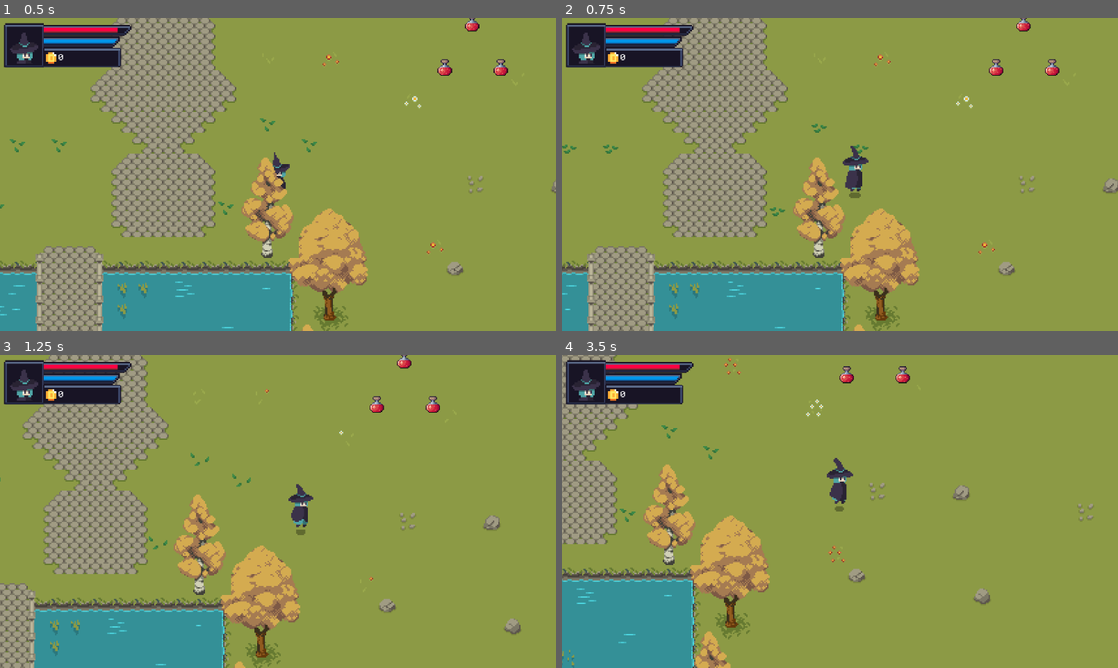
Above: before the commit, frames 1-4 (two rows, left to right).
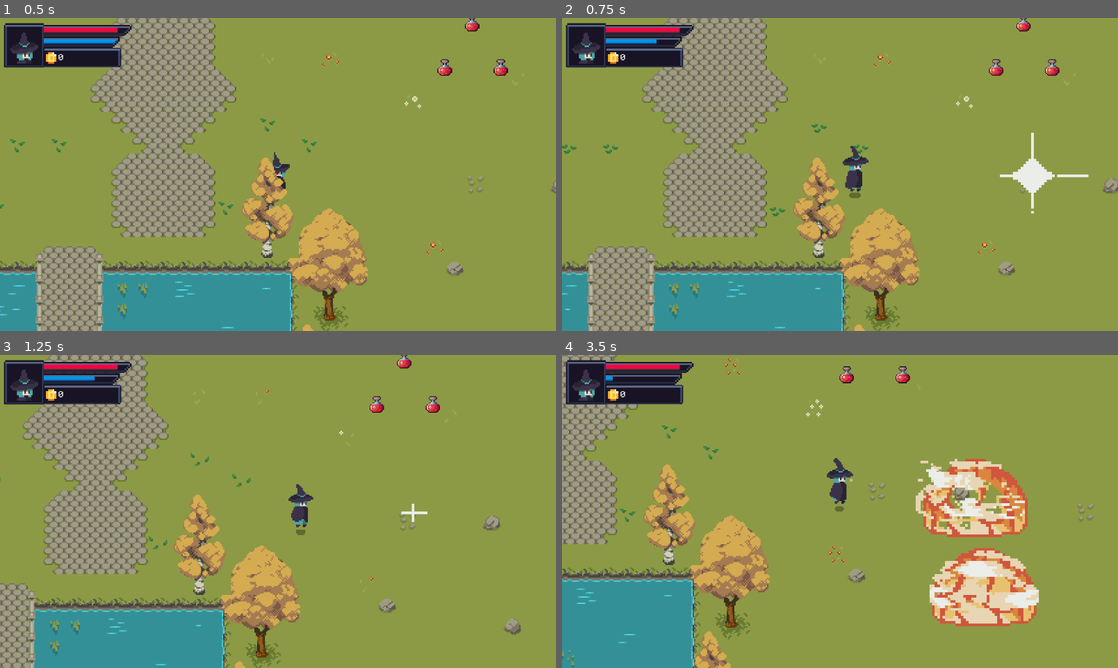
Above: after the commit, the same moments.

Repository: rahuldshetty/the-elemental-game
Game: Godot game, scene res://Scenes/Game.tscn
Same seed, same stepped clock (60 frames per second), same inputs: the game is played once before the commit and once after it. The project has no main scene, so this scene is started directly.
Inputs (mouse positions are in pixels of both pictures, inside the frame that each line leads up to):
- Up to frame 1 (0.5 s): no input
- Up to frame 2 (0.75 s): move the mouse to (962, 158) at 0.52 s; hold Right (ui_right) from 0.53 s (still down); click (962, 158) at 0.6 s
- Up to frame 3 (1.25 s): keep holding Right (ui_right)
- Up to frame 4 (3.5 s): move the mouse to (728, 527) at 1.27 s; release Right (ui_right) at 1.28 s; hold Down (ui_down) 1.28-2.03 s; click (728, 527) at 1.35 s; move the mouse to (895, 442) at 2.02 s; hold Right (ui_right) 2.03-2.78 s; click (895, 442) at 2.1 s; move the mouse to (812, 574) at 2.77 s; hold Up (ui_up) from 2.78 s (still down); click (812, 574) at 2.85 s

Frame 1 is identical in both runs. In frame 2, 0.7% of the frame differs, in the area x 17-95%, y 6-63%; in frame 3, 0.1%; in frame 4, 7.8%, in the area x 9-86%, y 6-87%.

Commit message:
added fireblast and casting animation

Diff:
--- a/Scenes/Game.tscn
+++ b/Scenes/Game.tscn
@@ -1,12 +1,15 @@
-[gd_scene load_steps=4 format=3 uid="uid://bwhc1wv0dy8hs"]
+[gd_scene load_steps=6 format=3 uid="uid://bwhc1wv0dy8hs"]
 
 [ext_resource type="PackedScene" uid="uid://cit16souudw4g" path="res://Scenes/Player.tscn" id="1_182r1"]
 [ext_resource type="PackedScene" uid="uid://cp6xijpqaths0" path="res://Scenes/World.tscn" id="2_fnbo1"]
+[ext_resource type="PackedScene" uid="uid://poltqqbc0ron" path="res://Scenes/Spells/fire_blast.tscn" id="3_u1kb0"]
 [ext_resource type="PackedScene" uid="uid://bhtgce7edpx7v" path="res://Scenes/HP_Potion.tscn" id="3_vrvff"]
+[ext_resource type="PackedScene" uid="uid://lhw50ub7i21w" path="res://Scenes/Mana_Potion.tscn" id="5_xlqwi"]
 
 [node name="Game" type="Node2D"]
 
 [node name="Player" parent="." instance=ExtResource("1_182r1")]
+Fire_Blast_Scene = ExtResource("3_u1kb0")
 
 [node name="World" parent="." instance=ExtResource("2_fnbo1")]
 layer_0/tile_data = PackedInt32Array(-1310755, 65536, 1, -1245219, 65536, 1, -1179683, 65536, 1, -1114147, 65536, 1, -1 …(88620 unchanged characters)…
@@ -24,3 +27,14 @@
 
 [node name="HPPotion3" parent="HP_Potion_Group" instance=ExtResource("3_vrvff")]
 position = Vector2(21, -34)
+
+[node name="Mana_Potion_Group" type="Node2D" parent="."]
+position = Vector2(1, -211)
+
+[node name="ManaPotion" parent="Mana_Potion_Group" instance=ExtResource("5_xlqwi")]
+
+[node name="ManaPotion2" parent="Mana_Potion_Group" instance=ExtResource("5_xlqwi")]
+position = Vector2(23, 27)
+
+[node name="ManaPotion3" parent="Mana_Potion_Group" instance=ExtResource("5_xlqwi")]
+position = Vector2(-23, 28)
--- a/Scenes/HP_Potion.tscn
+++ b/Scenes/HP_Potion.tscn
@@ -8,7 +8,6 @@
 region = Rect2(0, 0, 48, 48)
 
 [sub_resource type="CircleShape2D" id="CircleShape2D_uqdig"]
-radius = 10.0
 
 [node name="HPPotion" type="Sprite2D"]
 z_index = 8
--- /dev/null
+++ b/Scenes/Mana_Potion.tscn
@@ -0,0 +1,30 @@
+[gd_scene load_steps=5 format=3 uid="uid://lhw50ub7i21w"]
+
+[ext_resource type="Texture2D" uid="uid://cb7ohrp8asuf3" path="res://Sprites/gui/Blue potions/poç¦o azul.png" id="1_kpetp"]
+[ext_resource type="Script" path="res://Scripts/Mana_Potion.gd" id="2_mn75j"]
+
+[sub_resource type="AtlasTexture" id="AtlasTexture_70o20"]
+atlas = ExtResource("1_kpetp")
+region = Rect2(0, 0, 48, 48)
+
+[sub_resource type="CircleShape2D" id="CircleShape2D_uqdig"]
+
+[node name="ManaPotion" type="Sprite2D"]
+z_index = 8
+scale = Vector2(0.8, 0.8)
+texture = SubResource("AtlasTexture_70o20")
+hframes = 3
+vframes = 3
+script = ExtResource("2_mn75j")
+
+[node name="Area2D" type="Area2D" parent="."]
+
+[node name="CollisionShape2D" type="CollisionShape2D" parent="Area2D"]
+shape = SubResource("CircleShape2D_uqdig")
+
+[node name="AnimationTimer" type="Timer" parent="."]
+wait_time = 0.2
+autostart = true
+
+[connection signal="body_entered" from="Area2D" to="." method="_on_area_2d_body_entered"]
+[connection signal="timeout" from="AnimationTimer" to="." method="_on_animation_timer_timeout"]
--- a/Scenes/Player.tscn
+++ b/Scenes/Player.tscn
@@ -153,7 +153,7 @@
 "duration": 1.0,
 "texture": SubResource("AtlasTexture_vtq3p")
 }],
-"loop": true,
+"loop": false,
 "name": &"spell",
 "speed": 5.0
 }]
@@ -195,7 +195,7 @@
 
 [node name="AnimatedSprite2D" type="AnimatedSprite2D" parent="."]
 sprite_frames = SubResource("SpriteFrames_nxi7l")
-animation = &"idle"
+animation = &"spell"
 
 [node name="CollisionShape2D" type="CollisionShape2D" parent="."]
 position = Vector2(-0.5, 6.5)
@@ -288,4 +288,8 @@
 wait_time = 1.4
 one_shot = true
 
+[node name="AudioListener2D" type="AudioListener2D" parent="."]
+current = true
+
+[connection signal="animation_finished" from="AnimatedSprite2D" to="." method="_on_animated_sprite_2d_animation_finished"]
 [connection signal="timeout" from="PlayerHUD/PlayerNotification/PlayerNotificationTimer" to="." method="_on_player_notification_timer_timeout"]
--- a/Scenes/Spells/fire.tscn
+++ b/Scenes/Spells/fire.tscn
@@ -1,6 +1,7 @@
-[gd_scene load_steps=8 format=3 uid="uid://d3xfv684fgh72"]
+[gd_scene load_steps=9 format=3 uid="uid://d3xfv684fgh72"]
 
 [ext_resource type="Texture2D" uid="uid://dg02k4iv5m2x7" path="res://Sprites/spells/Firebolt SpriteSheet.png" id="1_2htjs"]
+[ext_resource type="Script" path="res://Scripts/Spells/Fire.gd" id="1_cjnbx"]
 
 [sub_resource type="AtlasTexture" id="AtlasTexture_3q7i0"]
 atlas = ExtResource("1_2htjs")
@@ -41,12 +42,14 @@
 [sub_resource type="CircleShape2D" id="CircleShape2D_i7sbc"]
 radius = 24.0832
 
-[node name="Fire" type="RigidBody2D"]
+[node name="Fire" type="Area2D"]
+script = ExtResource("1_cjnbx")
 
 [node name="AnimatedSprite2D" type="AnimatedSprite2D" parent="."]
 position = Vector2(-5, -5)
 sprite_frames = SubResource("SpriteFrames_ka5d2")
-frame_progress = 0.643926
+autoplay = "default"
+frame_progress = 0.870382
 
 [node name="CollisionShape2D" type="CollisionShape2D" parent="."]
 position = Vector2(0, 1)
--- /dev/null
+++ b/Scenes/Spells/fire_blast.tscn
@@ -0,0 +1,156 @@
+[gd_scene load_steps=23 format=3 uid="uid://poltqqbc0ron"]
+
+[ext_resource type="Script" path="res://Scripts/Spells/fire_blast.gd" id="1_5vm3j"]
+[ext_resource type="Texture2D" uid="uid://b1ekll1fnda2g" path="res://Sprites/spells/Explosion 2 SpriteSheet.png" id="1_xmgld"]
+
+[sub_resource type="AtlasTexture" id="AtlasTexture_7kjej"]
+atlas = ExtResource("1_xmgld")
+region = Rect2(0, 0, 48, 48)
+
+[sub_resource type="AtlasTexture" id="AtlasTexture_4b8p7"]
+atlas = ExtResource("1_xmgld")
+region = Rect2(48, 0, 48, 48)
+
+[sub_resource type="AtlasTexture" id="AtlasTexture_wqoj7"]
+atlas = ExtResource("1_xmgld")
+region = Rect2(96, 0, 48, 48)
+
+[sub_resource type="AtlasTexture" id="AtlasTexture_m8xvu"]
+atlas = ExtResource("1_xmgld")
+region = Rect2(144, 0, 48, 48)
+
+[sub_resource type="AtlasTexture" id="AtlasTexture_5bvcq"]
+atlas = ExtResource("1_xmgld")
+region = Rect2(192, 0, 48, 48)
+
+[sub_resource type="AtlasTexture" id="AtlasTexture_1ls6j"]
+atlas = ExtResource("1_xmgld")
+region = Rect2(240, 0, 48, 48)
+
+[sub_resource type="AtlasTexture" id="AtlasTexture_mct1m"]
+atlas = ExtResource("1_xmgld")
+region = Rect2(288, 0, 48, 48)
+
+[sub_resource type="AtlasTexture" id="AtlasTexture_x3uuc"]
+atlas = ExtResource("1_xmgld")
+region = Rect2(336, 0, 48, 48)
+
+[sub_resource type="AtlasTexture" id="AtlasTexture_hooat"]
+atlas = ExtResource("1_xmgld")
+region = Rect2(384, 0, 48, 48)
+
+[sub_resource type="AtlasTexture" id="AtlasTexture_6wawv"]
+atlas = ExtResource("1_xmgld")
+region = Rect2(432, 0, 48, 48)
+
+[sub_resource type="AtlasTexture" id="AtlasTexture_k03q7"]
+atlas = ExtResource("1_xmgld")
+region = Rect2(480, 0, 48, 48)
+
+[sub_resource type="AtlasTexture" id="AtlasTexture_648ip"]
+atlas = ExtResource("1_xmgld")
+region = Rect2(528, 0, 48, 48)
+
+[sub_resource type="AtlasTexture" id="AtlasTexture_8pvlm"]
+atlas = ExtResource("1_xmgld")
+region = Rect2(576, 0, 48, 48)
+
+[sub_resource type="AtlasTexture" id="AtlasTexture_7bkld"]
+atlas = ExtResource("1_xmgld")
+region = Rect2(624, 0, 48, 48)
+
+[sub_resource type="AtlasTexture" id="AtlasTexture_8fc7e"]
+atlas = ExtResource("1_xmgld")
+region = Rect2(672, 0, 48, 48)
+
+[sub_resource type="AtlasTexture" id="AtlasTexture_6mb6l"]
+atlas = ExtResource("1_xmgld")
+region = Rect2(720, 0, 48, 48)
+
+[sub_resource type="AtlasTexture" id="AtlasTexture_of7sq"]
+atlas = ExtResource("1_xmgld")
+region = Rect2(768, 0, 48, 48)
+
+[sub_resource type="AtlasTexture" id="AtlasTexture_mwhmg"]
+atlas = ExtResource("1_xmgld")
+region = Rect2(816, 0, 48, 48)
+
+[sub_resource type="SpriteFrames" id="SpriteFrames_3xsdw"]
+animations = [{
+"frames": [{
+"duration": 1.0,
+"texture": SubResource("AtlasTexture_7kjej")
+}, {
+"duration": 1.0,
+"texture": SubResource("AtlasTexture_4b8p7")
+}, {
+"duration": 1.0,
+"texture": SubResource("AtlasTexture_wqoj7")
+}, {
+"duration": 1.0,
+"texture": SubResource("AtlasTexture_m8xvu")
+}, {
+"duration": 1.0,
+"texture": SubResource("AtlasTexture_5bvcq")
+}, {
+"duration": 1.0,
+"texture": SubResource("AtlasTexture_1ls6j")
+}, {
+"duration": 1.0,
+"texture": SubResource("AtlasTexture_mct1m")
+}, {
+"duration": 1.0,
+"texture": SubResource("AtlasTexture_x3uuc")
+}, {
+"duration": 1.0,
+"texture": SubResource("AtlasTexture_hooat")
+}, {
+"duration": 1.0,
+"texture": SubResource("AtlasTexture_6wawv")
+}, {
+"duration": 1.0,
+"texture": SubResource("AtlasTexture_k03q7")
+}, {
+"duration": 1.0,
+"texture": SubResource("AtlasTexture_648ip")
+}, {
+"duration": 1.0,
+"texture": SubResource("AtlasTexture_8pvlm")
+}, {
+"duration": 1.0,
+"texture": SubResource("AtlasTexture_7bkld")
+}, {
+"duration": 1.0,
+"texture": SubResource("AtlasTexture_8fc7e")
+}, {
+"duration": 1.0,
+"texture": SubResource("AtlasTexture_6mb6l")
+}, {
+"duration": 1.0,
+"texture": SubResource("AtlasTexture_of7sq")
+}, {
+"duration": 1.0,
+"texture": SubResource("AtlasTexture_mwhmg")
+}],
+"loop": false,
+"name": &"default",
+"speed": 1.0
+}]
+
+[sub_resource type="CircleShape2D" id="CircleShape2D_0f6op"]
+radius = 29.4279
+
+[node name="FireBlast" type="Area2D"]
+z_index = 20
+scale = Vector2(2, 2)
+script = ExtResource("1_5vm3j")
+
+[node name="AnimatedSprite2D" type="AnimatedSprite2D" parent="."]
+sprite_frames = SubResource("SpriteFrames_3xsdw")
+autoplay = "default"
+speed_scale = 6.0
+
+[node name="CollisionShape2D" type="CollisionShape2D" parent="."]
+shape = SubResource("CircleShape2D_0f6op")
+
+[connection signal="animation_finished" from="AnimatedSprite2D" to="." method="_on_animated_sprite_2d_animation_finished"]
--- a/Scenes/World.tscn
+++ b/Scenes/World.tscn
@@ -13,6 +13,7 @@
 [ext_resource type="Texture2D" uid="uid://boniayyxvkgl2" path="res://Sprites/environment/Cliff.png" id="7_q3y26"]
 [ext_resource type="Texture2D" uid="uid://1qdek35q6fs" path="res://Sprites/environment/Environment.png" id="8_r4f51"]
 [ext_resource type="Texture2D" uid="uid://c7u62310giptw" path="res://Sprites/environment/Stairs Bridge.png" id="9_32kst"]
+[ext_resource type="AudioStream" uid="uid://djd842vsr8wgq" path="res://Sounds/Light Ambience 1.wav" id="14_wq6e8"]
 
 [sub_resource type="TileSetAtlasSource" id="TileSetAtlasSource_17p6a"]
 texture = ExtResource("1_62ab7")
@@ -4610,3 +4611,8 @@
 layer_2/y_sort_origin = 0
 layer_2/z_index = 1
 layer_2/tile_data = PackedInt32Array(589818, 65538, 0, 720894, 1507341, 1, 393208, 131074, 0, 393209, 131074, 0, 458744 …(6864 unchanged characters)…
+
+[node name="AudioStreamPlayer" type="AudioStreamPlayer" parent="."]
+stream = ExtResource("14_wq6e8")
+volume_db = -7.3
+autoplay = true
--- /dev/null
+++ b/Scripts/Mana_Potion.gd
@@ -0,0 +1,22 @@
+extends Sprite2D
+
+const TOTAL_FRAMES:int = 8
+
+var frame_id:int = 0
+
+@onready var timer:Timer = $AnimationTimer
+@export var mana:float = 30
+
+
+func _on_area_2d_body_entered(body):
+	if body.is_in_group("player") and body.has_method("update_mana") and body.is_mana_low():
+		body.update_mana(mana)
+		body.notify("Picked up Mana Potion({mana})".format({
+			"mana": mana
+		}))
+		queue_free()
+
+
+func _on_animation_timer_timeout():
+	self.frame = frame_id
+	frame_id = (frame_id + 1) % TOTAL_FRAMES
--- a/Scripts/Player.gd
+++ b/Scripts/Player.gd
@@ -2,6 +2,8 @@
 
 const PLAYER_MAX_HEALTH:float = 100.0
 const PLAYER_MAX_MANA:float = 100.0
+
+var input_direction:Vector2 = Vector2.ZERO;
 
 @export var player_speed:float = 100.0
 @export var player_health:float = 100.0
@@ -19,6 +21,14 @@
 @onready var player_notification:Label = $PlayerHUD/PlayerNotification
 @onready var player_notif_timer:Timer = $PlayerHUD/PlayerNotification/PlayerNotificationTimer
 
+# Spells
+var casting_spell = false
+
+## Fire Blast
+@export var Fire_Blast_Scene: PackedScene
+const BLAST_OFF_DISTANCE:int = 150
+const FIRE_BLAST_MANA:int = 30
+
 func _ready():
 	animation.play("idle")
 	hud.visible = true
@@ -31,32 +41,44 @@
 	update_gold(0)
 
 func update_health(value):
-	player_health += min(value, PLAYER_MAX_HEALTH)
+	player_health += value
+	player_health = min(player_health, PLAYER_MAX_HEALTH)
+	player_health = max(player_health, 0)
 	hp_bar.value = player_health
 
 func is_health_low():
 	return player_health < PLAYER_MAX_HEALTH
+
+func is_mana_low():
+	return player_mana < PLAYER_MAX_MANA
 
 func update_gold(value):
 	player_gold += value
 	gold_label.text = str(player_gold)
 
 func update_mana(value):
-	player_mana += min(value, PLAYER_MAX_MANA)
+	player_mana += value
+	player_mana = min(player_mana, PLAYER_MAX_MANA)
+	player_mana = max(player_mana, 0)
 	mana_bar.value = player_mana
+
+func is_player_facing_left():
+	return animation.flip_h == true
 
 func animate_movement(direction:Vector2):
 	if direction.length() > 0:
+		casting_spell = false
 		animation.play("run")
 		if direction.x > 0:
 			animation.flip_h = false
 		elif direction.x < 0:
 			animation.flip_h = true
 	else:
-		animation.play("idle")
+		if not casting_spell:
+			animation.play("idle")
 
 func get_input():
-	var input_direction = Input.get_vector("ui_left", "ui_right", "ui_up", "ui_down").normalized()
+	input_direction = Input.get_vector("ui_left", "ui_right", "ui_up", "ui_down").normalized()
 	velocity = input_direction * player_speed
 	animate_movement(input_direction)
 
@@ -80,3 +102,32 @@
 		player_notif_timer.stop()
 		player_notification.visible = false
 	player_notification.text = "\n".join(notifications)
+
+# Spells
+
+func _input(event):
+	if Input.is_action_just_pressed("shoot"):
+		fire_blast()
+
+func cast_spell_animation():
+	animation.play("spell")
+	casting_spell = true
+
+func fire_blast():
+	if Fire_Blast_Scene and player_mana >= FIRE_BLAST_MANA:
+		cast_spell_animation()
+		update_mana(-FIRE_BLAST_MANA)
+		var blast:Area2D = Fire_Blast_Scene.instantiate()
+		blast.position = global_position
+		if is_player_facing_left():
+			blast.position.x -= BLAST_OFF_DISTANCE
+		else:
+			blast.position.x += BLAST_OFF_DISTANCE
+		get_parent().add_child(blast)
+
+
+
+func _on_animated_sprite_2d_animation_finished():
+	if casting_spell:
+		casting_spell = false
+		animation.play("idle")
--- /dev/null
+++ b/Scripts/Spells/Fire.gd
@@ -0,0 +1,14 @@
+extends Area2D
+
+@export var speed:float = 300
+
+var target
+var velocity = Vector2()
+
+func _ready():
+	target = get_global_mouse_position()
+	velocity = -(position - target).normalized()
+	rotation = target.angle_to(velocity)
+
+func _process(delta):
+	position += velocity
--- /dev/null
+++ b/Scripts/Spells/fire_blast.gd
@@ -0,0 +1,5 @@
+extends Area2D
+
+
+func _on_animated_sprite_2d_animation_finished():
+	queue_free()
--- a/project.godot
+++ b/project.godot
@@ -49,6 +49,11 @@
 , Object(InputEventKey,"resource_local_to_scene":false,"resource_name":"","device":0,"window_id":0,"alt_pressed":false,"shift_pressed":false,"ctrl_pressed":false,"meta_pressed":false,"pressed":false,"keycode":0,"physical_keycode":83,"key_label":0,"unicode":0,"echo":false,"script":null)
 ]
 }
+shoot={
+"deadzone": 0.5,
+"events": [Object(InputEventMouseButton,"resource_local_to_scene":false,"resource_name":"","device":-1,"window_id":0,"alt_pressed":false,"shift_pressed":false,"ctrl_pressed":false,"meta_pressed":false,"button_mask":0,"position":Vector2(0, 0),"global_position":Vector2(0, 0),"factor":1.0,"button_index":1,"pressed":false,"double_click":false,"script":null)
+]
+}
 
 [rendering]
 
Not shown: 1 places in Scenes/World.tscn that only renumber resources
Not shown, added: Sounds/Light Ambience 1.wav.import
Binary file added: Sprites/spells/Explosion 2 SpriteSheet.png
Not shown, added: Sprites/spells/Explosion 2 SpriteSheet.png.import
Binary file added: Sprites/spells/Explosion SpriteSheet.png
Not shown, added: Sprites/spells/Explosion SpriteSheet.png.import
Not shown, added: Sounds/Light Ambience 1.wav
